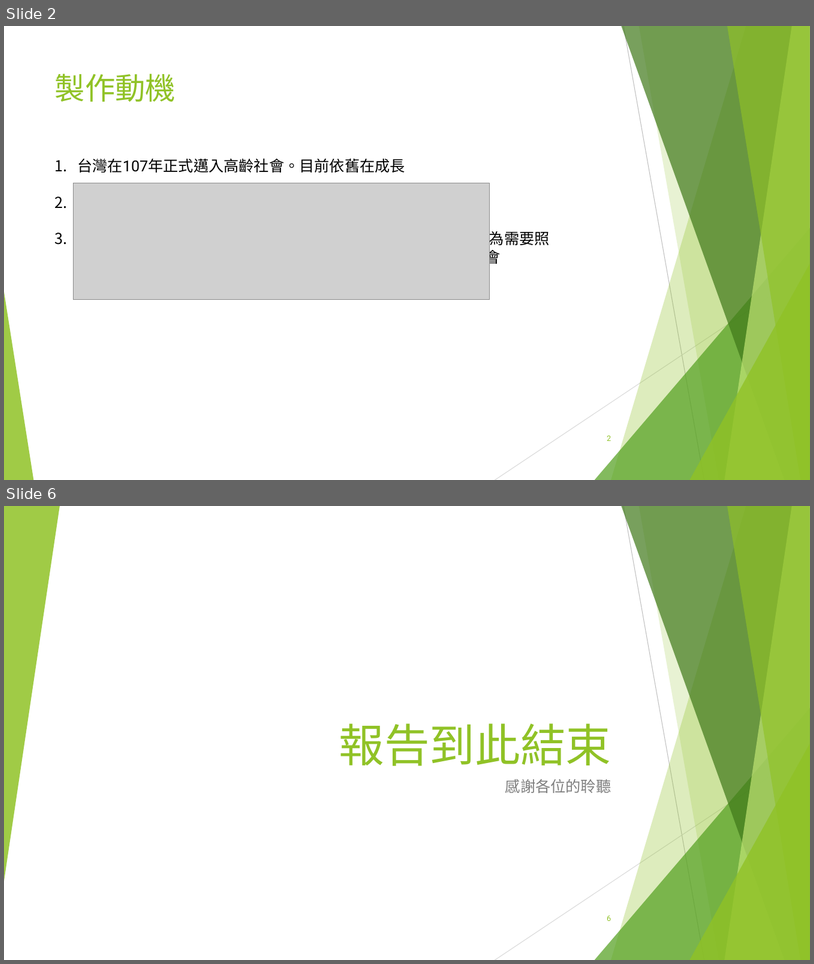
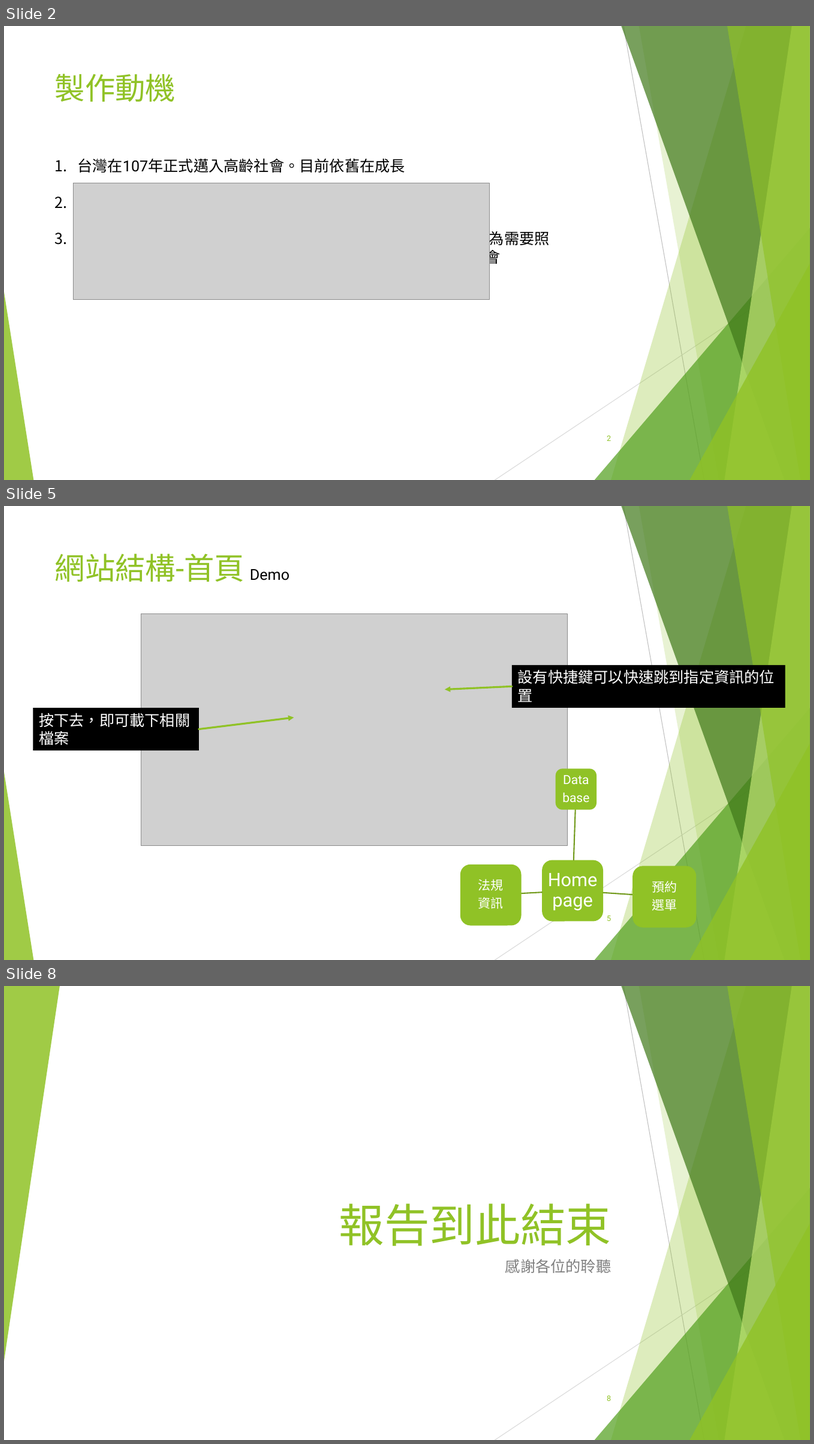
Before and after one commit to timli12/html-test, a slide deck: public/別擔心，我來「照」-01057102-01057123.pptx. Shown one above the other, each under a label of ours: slides 2 and 6 before the commit, slides 2, 5 and 8 after it; the slides between them are not shown. The pictures are 814x964 and 814x1444 pixels, drawn with LibreOffice and Linux fonts; fonts in the diff are those of the drawing; grey boxes stand for pictures. Boxes give left, top, right and bottom in pixels: in the first picture for what was removed or moved away, otherwise in the second. Text is boxed around its words. In the diff, an @@ line names an element or a change of style, - is before the commit and + after.

```diff
--- a/public/別擔心，我來「照」-01057102-01057123.pptx
+++ b/public/別擔心，我來「照」-01057102-01057123.pptx
@@ slide 5 added at [4, 506, 810, 960], background #FFFFFF; not listed: 10 template elements that a slide beside it also shows @@
@@ title added at [55, 553, 245, 582], 36 pt, text #90C226 @@
+網站結構-首頁
@@ text added at [250, 569, 290, 580], 18 pt, text #000000 @@
+Demo
@@ picture added at [141, 613, 567, 845] @@
@@ rectangle added at [512, 665, 786, 708], fill #000000, 18 pt, text #FFFFFF @@
+設有快捷鍵可以快速跳到指定資訊的位置
@@ arrow added from (512, 686) to (445, 690), #90C226 2.25 pt @@
@@ rectangle added at [33, 708, 199, 750], fill #000000, 18 pt, text #FFFFFF @@
+按下去，即可載下相關檔案
@@ arrow added from (199, 729) to (294, 717), #90C226 2.25 pt @@
@@ group added at [461, 769, 696, 928]: 4 rounded rectangles, 4 texts, 3 freeform shapes @@
+Home page
+Data
+base
+預約
+選單
+法規
+資訊
@@ page number added at [607, 915, 611, 921], 9 pt, text #90C226 @@
+5
@@ what was slide 6 is now slide 8 @@
```
Also in this commit, not shown: 3 slides changed, 1 other slide added, 1 other file.
